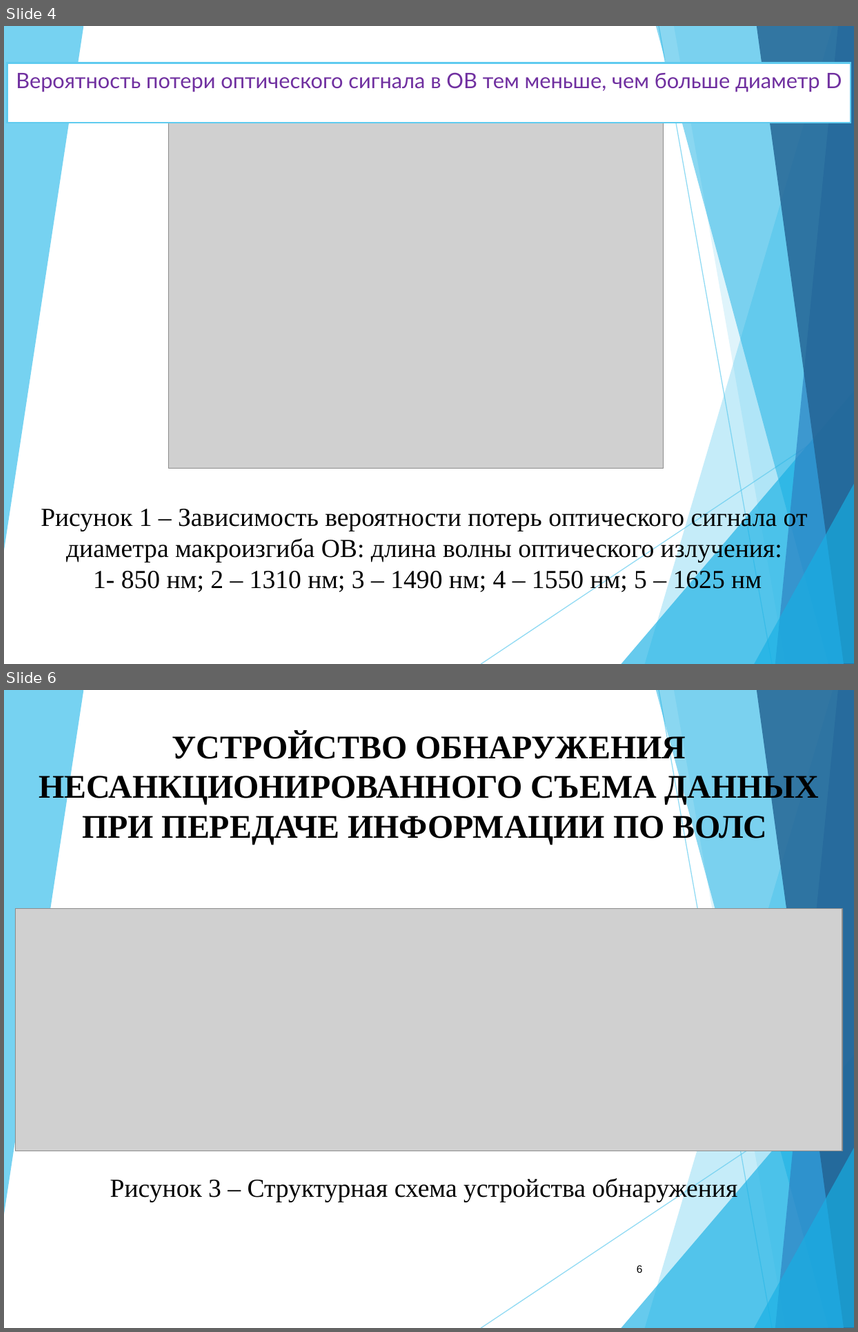
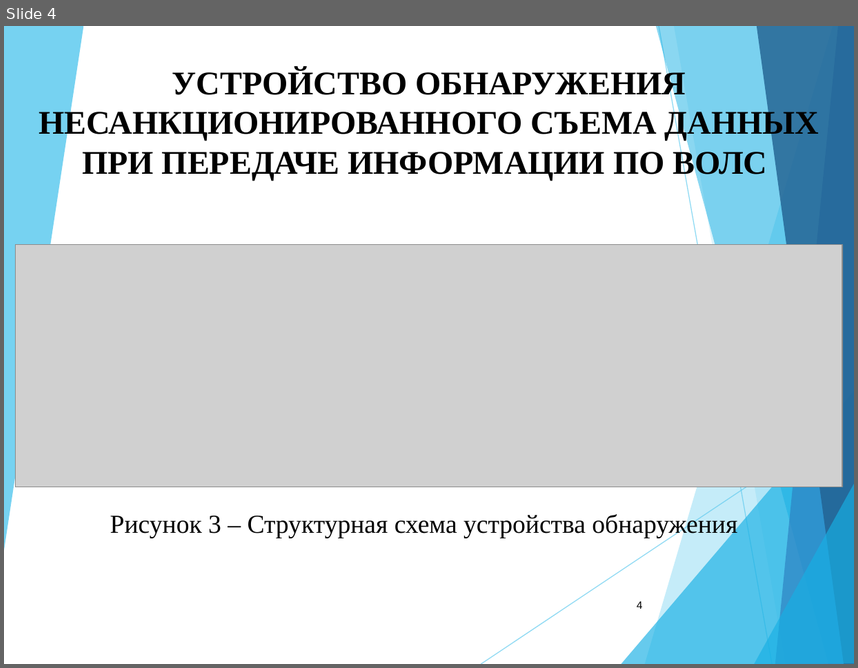
Before and after one commit to blackPrincess31/My_diplom, a slide deck: Доклад.ppt. Shown one above the other, each under a label of ours: slides 4 and 6 before the commit, slide 4 after it; the slides between them are not shown. The pictures are 858x1332 and 858x668 pixels, drawn with LibreOffice and Linux fonts; fonts in the diff are those of the drawing; grey boxes stand for pictures. Boxes give left, top, right and bottom in pixels: in the first picture for what was removed or moved away, otherwise in the second. Text is boxed around its words. In the diff, an @@ line names an element or a change of style, - is before the commit and + after.

```diff
--- a/Доклад.ppt
+++ b/Доклад.ppt
@@ slide 4 removed at bbox=[4, 26, 854, 664], background #FFFFFF; not listed: 10 template elements that a slide beside it also shows @@
@@ rectangle removed at bbox=[7, 63, 851, 122] @@
-Вероятность потери оптического сигнала в ОВ тем меньше, чем больше диаметр D
@@ picture removed at bbox=[169, 118, 664, 468] @@
@@ text removed at bbox=[41, 506, 808, 593] @@
-Рисунок 1 – Зависимость вероятности потерь оптического сигнала от диаметра макроизгиба ОВ: длина волны оптического излучения:
-1- 850 нм; 2 – 1310 нм; 3 – 1490 нм; 4 – 1550 нм; 5 – 1625 нм
@@ what was slide 6 is now slide 4 @@
@@ page number at bbox=[637, 601, 643, 608]: text changed @@
-6
+4
```
Also in this commit, not shown: 2 slides changed, 1 slide added, 3 other slides removed, 1 other file.
